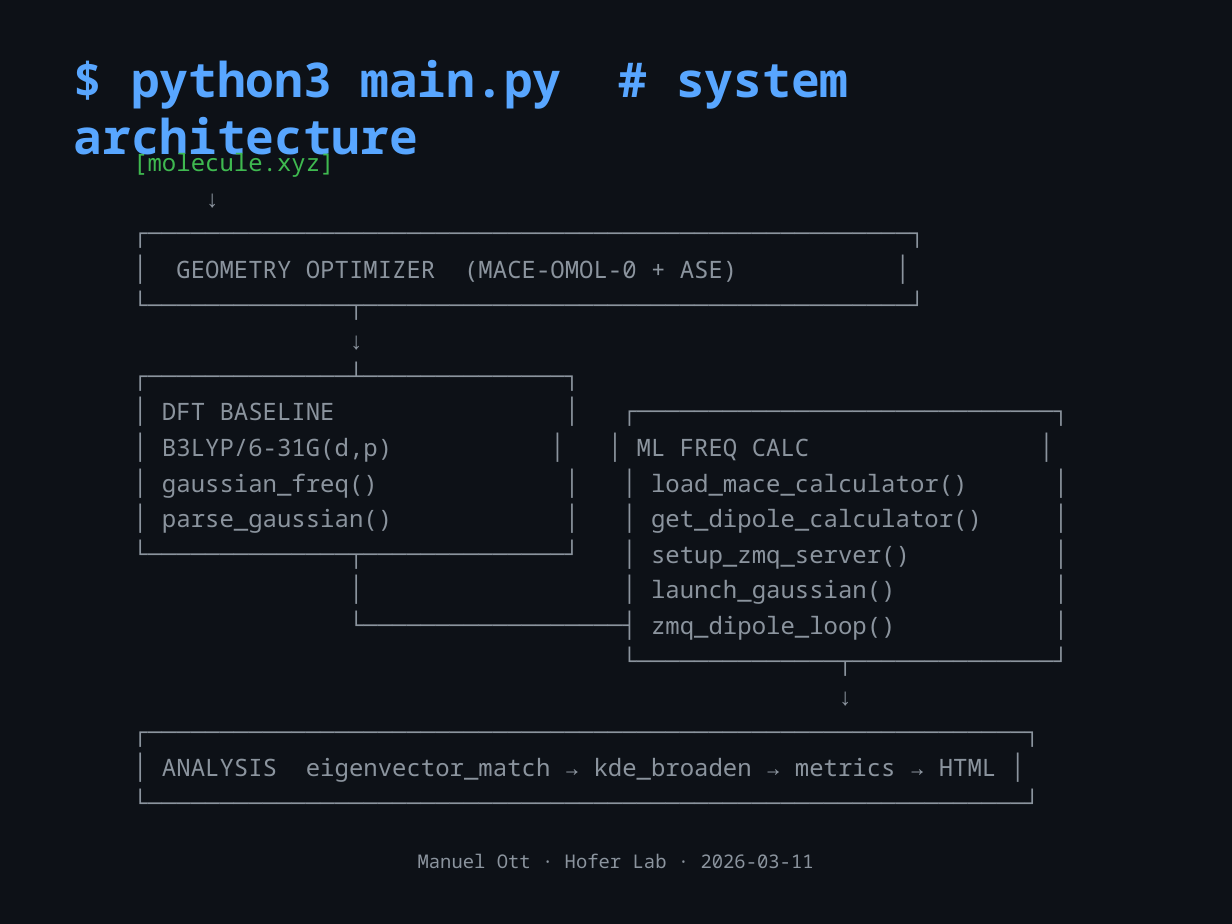
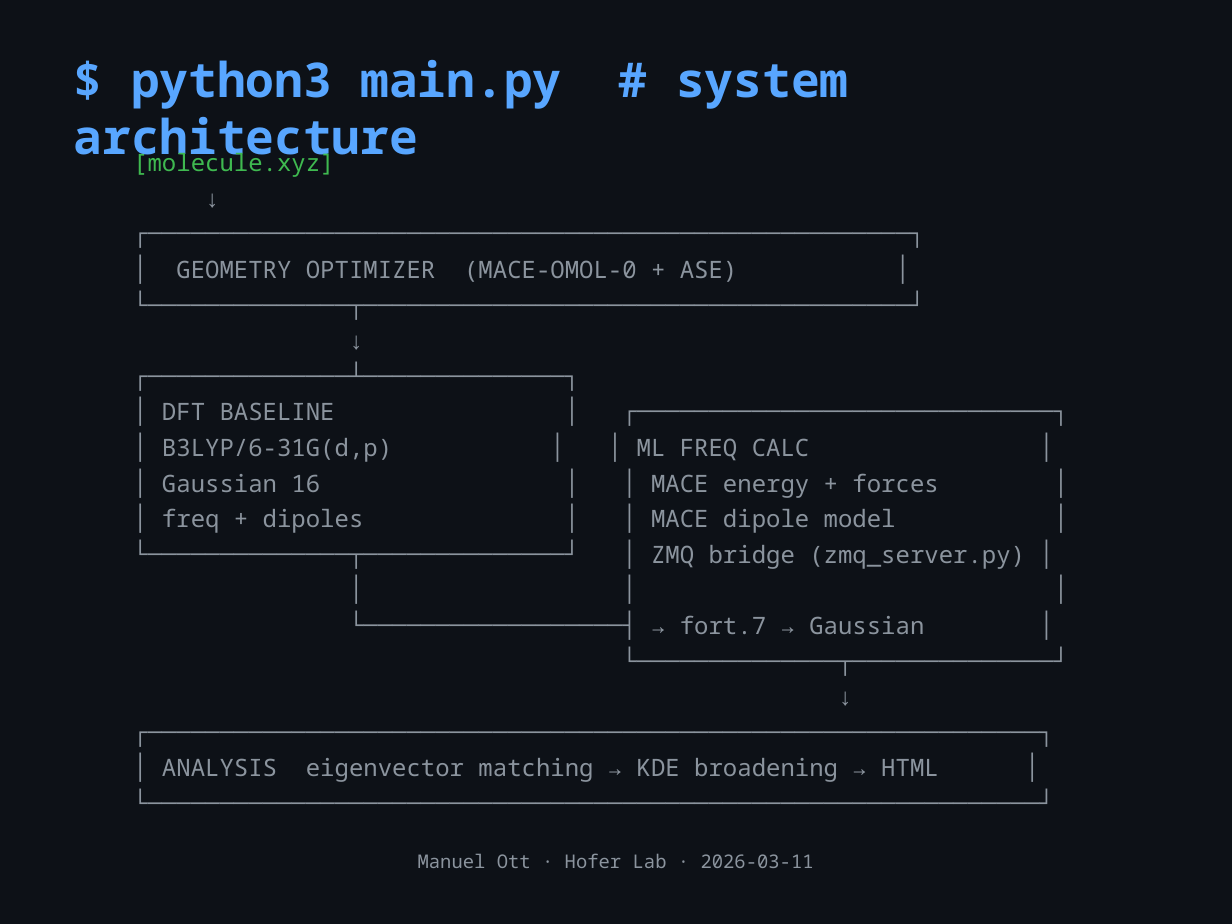
Before and after one commit to mott91/mace_gaussian_interface, a slide deck: slide 4 of presentation/presentation_v2.pptx. Drawn at 1232x924 pixels with LibreOffice and Linux fonts; fonts in the diff are those of the drawing. Boxes give left, top, right and bottom in pixels: in the first picture for what was removed or moved away, otherwise in the second. Text is boxed around its words. In the diff, an @@ line names an element or a change of style, - is before the commit and + after.

```diff
--- a/presentation/presentation_v2.pptx
+++ b/presentation/presentation_v2.pptx
@@ text at [162,473,1025,634]: text changed @@
-│ gaussian_freq() │ │ load_mace_calculator() │
-│ parse_gaussian() │ │ get_dipole_calculator() │
-└──────────────┬──────────────┘ │ setup_zmq_server() │
-│ │ launch_gaussian() │
-└──────────────────┤ zmq_dipole_loop() │
+│ Gaussian 16 │ │ MACE energy + forces │
+│ freq + dipoles │ │ MACE dipole model │
+└──────────────┬──────────────┘ │ ZMQ bridge (zmq_server.py) │
+│ │ │
+└──────────────────┤ → fort.7 → Gaussian │
@@ text at [162,758,939,782]: text changed @@
-┌─────────────────────────────────────────────────────────────┐
-│ ANALYSIS eigenvector_match → kde_broaden → metrics → HTML │
-└─────────────────────────────────────────────────────────────┘
+┌──────────────────────────────────────────────────────────────┐
+│ ANALYSIS eigenvector matching → KDE broadening → HTML │
+└──────────────────────────────────────────────────────────────┘
```
Also in this commit, not shown: 3 other slides changed, 2 slides added.
